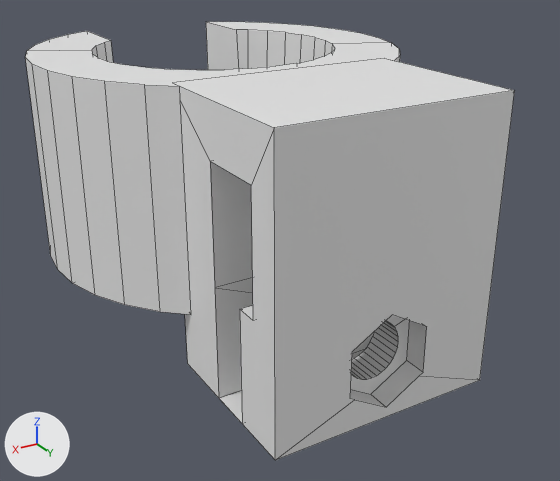
Before and after pictures for a commit that changed the Blender file shower-v3.blend.
Camera for both pictures: a 50 mm lens placed at (33.0, 64.9, 21.6), pointed at (-1.3, 7.8, -7.0). Arrows for +X, +Y and +Z are at lower left; the lights stay in place. The picture after the commit comes second. Mesh edges are drawn as thin lines.
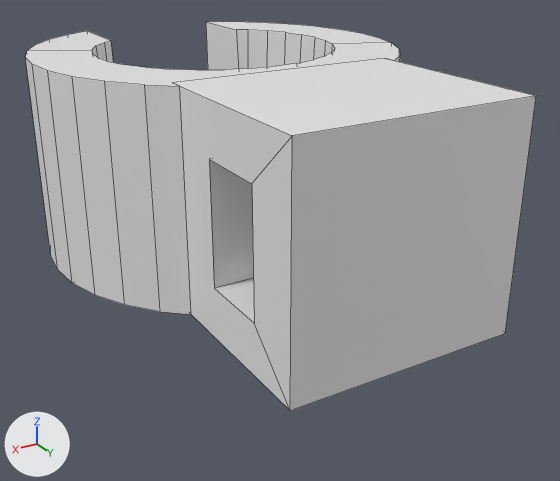
Not drawn themselves, but carrying or shaping drawn objects: ob_cube_002, ob_cylinder, ob_cylinder_001, ob_cylinder_002, ob_cube_001.

Location of each change, [x1, y1, x2, y2] in pixels of the pictures (560 x 481 px; the box of a moved part takes in the faces that stretch with it):
'Cube', reshaped, modifiers changed (11% shorter): before [25, 22, 515, 460]; after [25, 22, 536, 411]
part 1 of me_cube_002, moved or reshaped: before [174, 58, 515, 460]; after [174, 58, 536, 411]

The change, as a list of edits to the scene's bpy script:
```text
Change me_cube_002:
    used by ob_cube; location = (0.0, 20.0, 0.0); scale = (5.0, 2.0, 3.17)
    remove me_cube_002.from_pydata(...)  # 8 vertices, 6 faces; spans x -2.0..2.0, y -4.5..3.0, z -4.74..3.0
    add me_cube_002.from_pydata(...)  # 8 vertices, 6 faces; spans x -2.0..2.0, y -4.5..4.0, z -3.0..3.0
    me_cube_002 part 1
    me_cube_002.vertices[0].co: (-2.0, -4.5, -4.74) -> (-2.0, -4.5, -3.0)
    me_cube_002.vertices[2].co: (-2.0, 3.0, -4.74) -> (-2.0, 4.0, -3.0)
    me_cube_002.vertices[3].co: (-2.0, 3.0, 3.0) -> (-2.0, 4.0, 3.0)
    me_cube_002.vertices[4].co: (2.0, -4.5, -4.74) -> (2.0, -4.5, -3.0)
    me_cube_002.vertices[6].co: (2.0, 3.0, -4.74) -> (2.0, 4.0, -3.0)
    me_cube_002.vertices[7].co: (2.0, 3.0, 3.0) -> (2.0, 4.0, 3.0)
Change ob_cube:
    where _m = ob_cube.modifiers.new('Boolean.001', 'BOOLEAN')
    remove _m.object = ob_cube_002
    where _m = ob_cube.modifiers.new('Boolean.003', 'BOOLEAN')
    remove _m.object = ob_cylinder
    where _m = ob_cube.modifiers.new('Boolean.004', 'BOOLEAN')
    remove _m.object = ob_cylinder_001
    where _m = ob_cube.modifiers.new('Boolean.005', 'BOOLEAN')
    remove _m.object = ob_cylinder_002
Change ob_cube_001:
    ob_cube_001.scale: (16.7, 1.0, 1.67) -> (16.7, 1.04, 1.71)
Remove ob_cube_002:
    ob_cube_002 = bpy.data.objects.new('Cube.002', me_cube_005)
    ob_cube_002.location = (0.0, 20.0, -10.0)
    ob_cube_002.scale = (16.7, 1.0, 1.67)
    ob_cube_002.hide_set(True)  # wire or fog, not drawn
Remove ob_cylinder:
    ob_cylinder = bpy.data.objects.new('Cylinder', me_cylinder)
    ob_cylinder.location = (0.0, 18.5, -10.0)
    ob_cylinder.rotation_euler = (1.571, 0.0, 0.0)  # degrees (90, 0, 0)
    ob_cylinder.scale = (2.5, 2.5, 0.75)
    ob_cylinder.hide_set(True)  # wire or fog, not drawn
Remove ob_cylinder_001:
    ob_cylinder_001 = bpy.data.objects.new('Cylinder.001', me_cylinder_001)
    ob_cylinder_001.location = (0.0, 9.0, -10.0)
    ob_cylinder_001.rotation_euler = (1.571, 0.0, 0.0)  # degrees (90, 0, 0)
    ob_cylinder_001.scale = (4.0, 4.0, 0.4)
    ob_cylinder_001.hide_set(True)  # wire or fog, not drawn
Remove ob_cylinder_002:
    ob_cylinder_002 = bpy.data.objects.new('Cylinder.002', me_cylinder_002)
    ob_cylinder_002.location = (0.0, 26.0, -10.0)
    ob_cylinder_002.rotation_euler = (1.571, 0.0, 0.0)  # degrees (90, 0, 0)
    ob_cylinder_002.scale = (1.16, 1.16, 1.0)
    ob_cylinder_002.hide_set(True)  # wire or fog, not drawn
```
